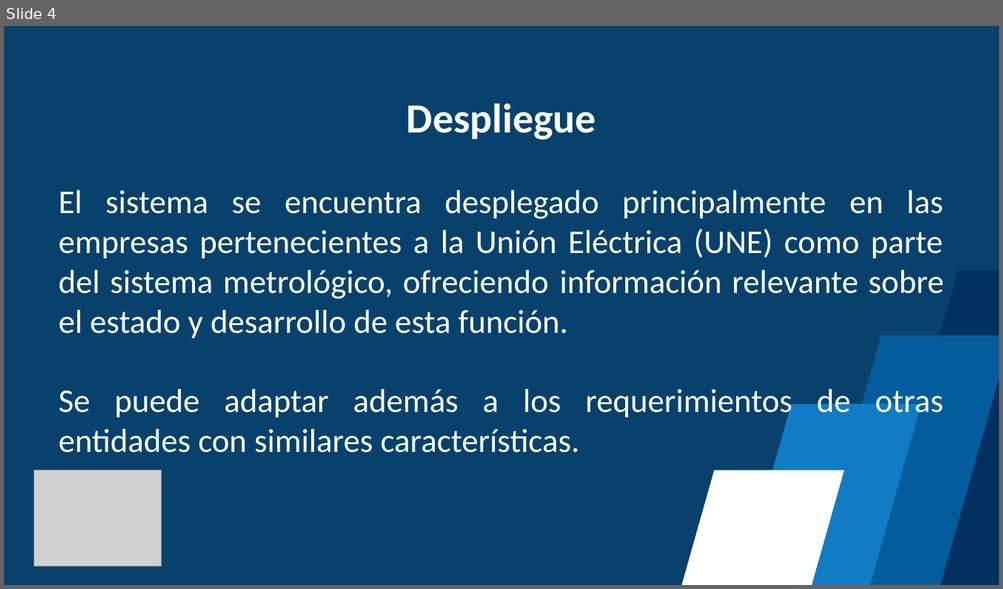
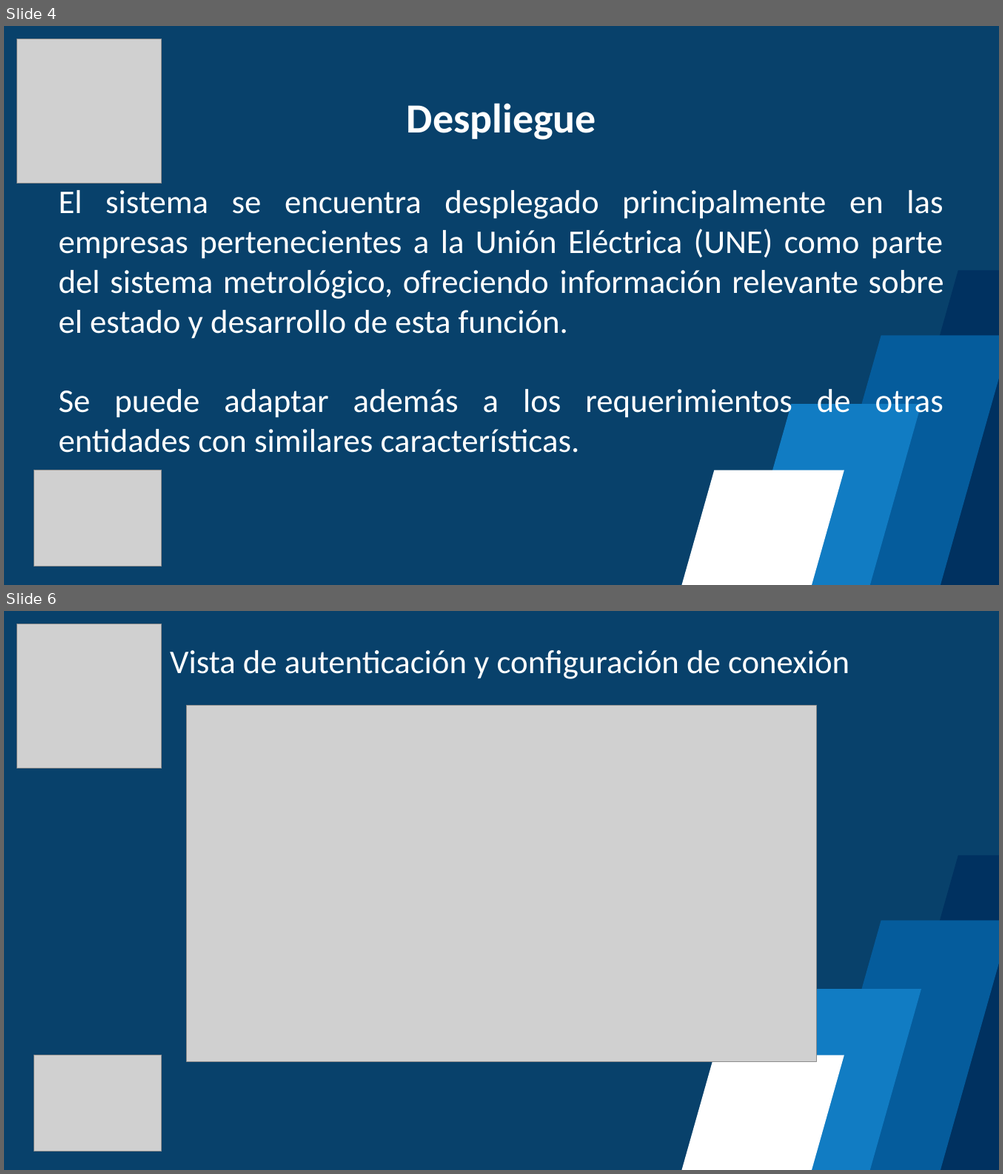
Before and after one commit to AtiFeriaHabana/AtiFeriaHabana-github.io, a slide deck: doc/Sigmet Feria Inf. 2024.ppsx. Shown one above the other, each under a label of ours: slide 4 before the commit, slides 4 and 6 after it; the slides between them are not shown. The pictures are 1003x589 and 1003x1174 pixels, drawn with LibreOffice and Linux fonts; fonts in the diff are those of the drawing; grey boxes stand for pictures. Boxes give left, top, right and bottom in pixels: in the first picture for what was removed or moved away, otherwise in the second. Text is boxed around its words. In the diff, an @@ line names an element or a change of style, - is before the commit and + after.

```diff
--- a/doc/Sigmet Feria Inf. 2024.ppsx
+++ b/doc/Sigmet Feria Inf. 2024.ppsx
@@ slide 6 added at box(4, 611, 999, 1170), background #08416B @@
@@ picture added at box(17, 624, 162, 769) @@
@@ text added at box(170, 650, 849, 679), 32 pt, text #FFFFFF @@
+Vista de autenticación y configuración de conexión
@@ picture added at box(187, 705, 817, 1062) @@
@@ parallelogram added at box(869, 856, 999, 1170), fill #003160 @@
@@ parallelogram added at box(792, 920, 999, 1170), fill #055C9C @@
@@ parallelogram added at box(703, 989, 921, 1170), fill #117CC3 @@
@@ picture added at box(34, 1056, 162, 1152) @@
@@ parallelogram added at box(626, 1056, 844, 1170), fill #FFFFFF @@
@@ slide 4 changed as well @@
@@ picture added at box(17, 39, 162, 184) @@
```
Also in this commit, not shown: 4 other slides changed, 4 other slides added, 1 other file.
